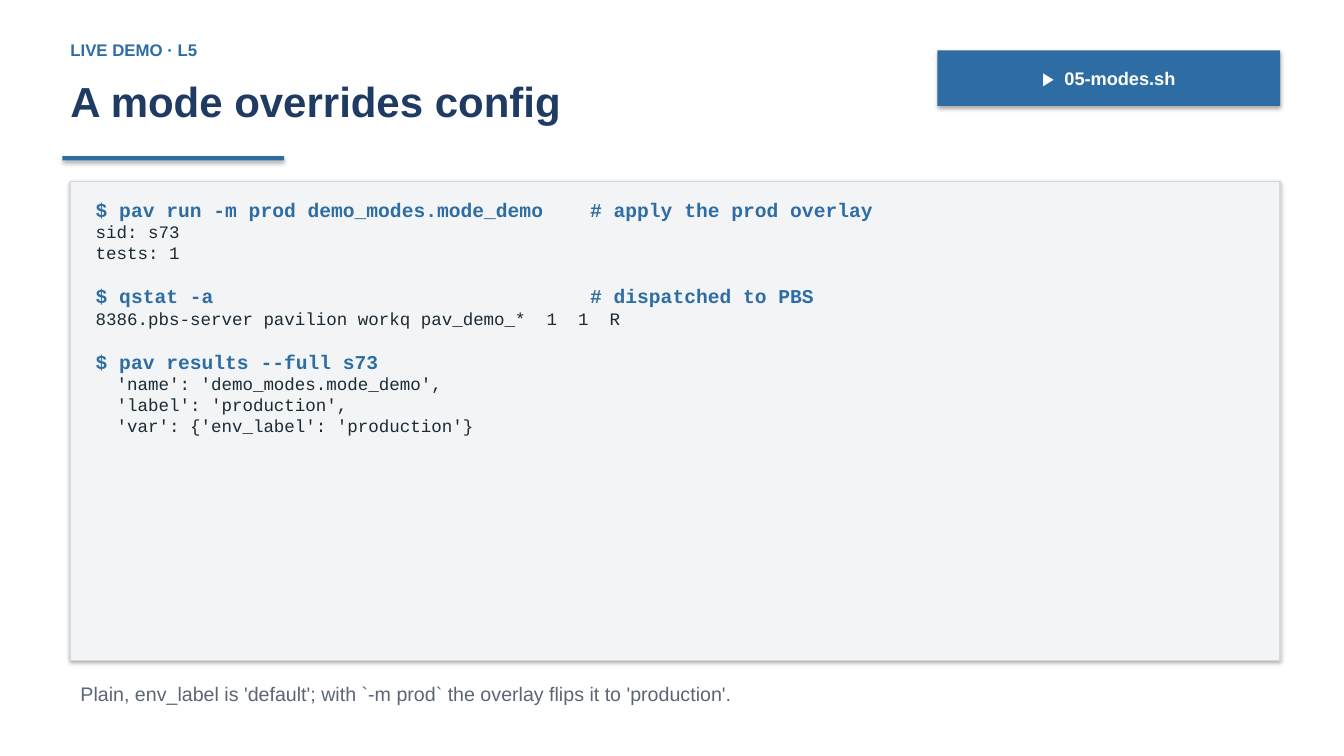
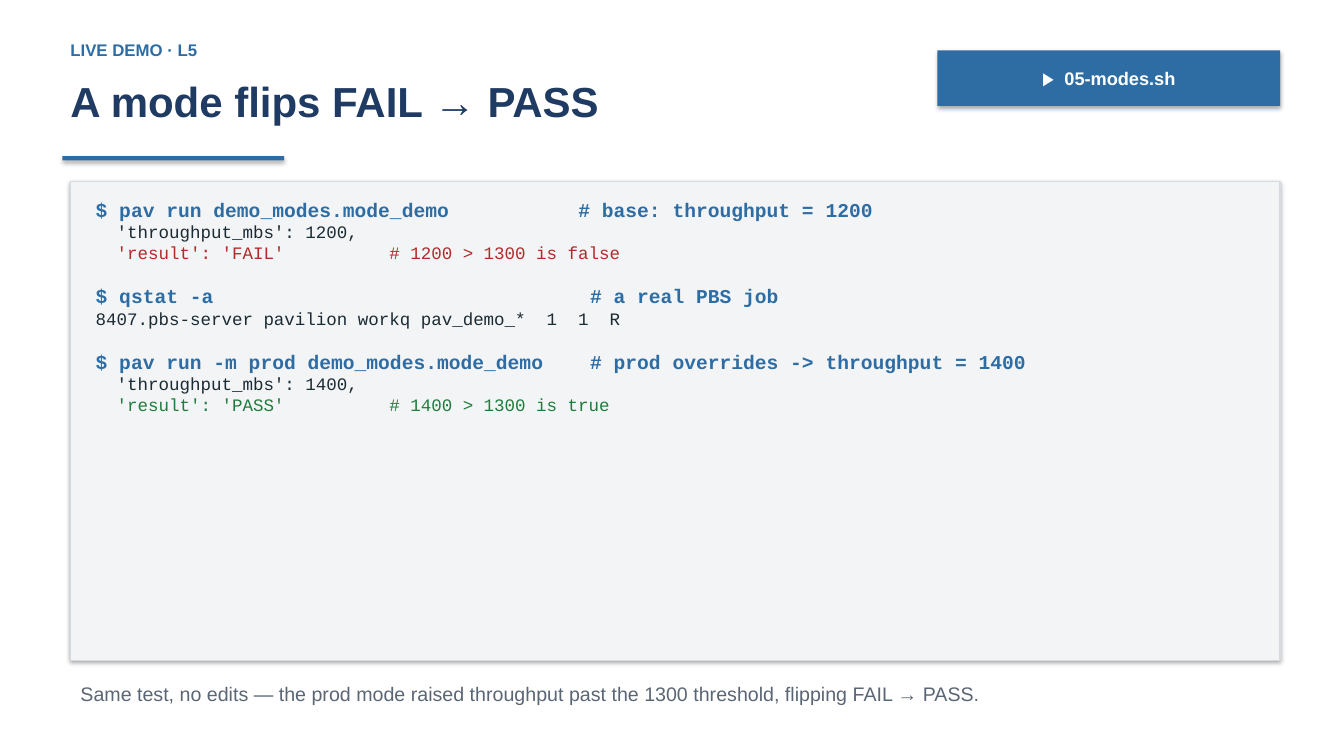
Before and after one commit to curtisecombsjr/pavilion-workshop, a slide deck: slide 30 of deck/pavilion-workshop.pptx. Drawn at 1344x756 pixels with LibreOffice and Linux fonts; fonts in the diff are those of the drawing. Boxes give left, top, right and bottom in pixels: in the first picture for what was removed or moved away, otherwise in the second. Text is boxed around its words. In the diff, an @@ line names an element or a change of style, - is before the commit and + after.

```diff
--- a/deck/pavilion-workshop.pptx
+++ b/deck/pavilion-workshop.pptx
@@ text at (x1=70, y1=86, x2=599, y2=125): text changed @@
-A mode overrides config
+A mode flips FAIL → PASS
@@ text in rectangle at (x1=96, y1=203, x2=778, y2=411): text changed; text colour #1B2B34 to #2E6DA4 @@
-$ pav run -m prod demo_modes.mode_demo # apply the prod overlay
-sid: s73
-tests: 1
-$ qstat -a # dispatched to PBS
-8386.pbs-server pavilion workq pav_demo_* 1 1 R
-$ pav results --full s73
-'name': 'demo_modes.mode_demo',
-'label': 'production',
-'var': {'env_label': 'production'}
+$ pav run demo_modes.mode_demo # base: throughput = 1200
+'throughput_mbs': 1200,
+'result': 'FAIL' # 1200 > 1300 is false
+$ qstat -a # a real PBS job
+8407.pbs-server pavilion workq pav_demo_* 1 1 R
+$ pav run -m prod demo_modes.mode_demo # prod overrides -> throughput = 1400
+'throughput_mbs': 1400,
+'result': 'PASS' # 1400 > 1300 is true
@@ text at (x1=80, y1=687, x2=979, y2=705): text changed @@
-Plain, env_label is 'default'; with `-m prod` the overlay flips it to 'production'.
+Same test, no edits — the prod mode raised throughput past the 1300 threshold, flipping FAIL → PASS.
```
Also in this commit, not shown: 2 other slides changed, 5 other files.
